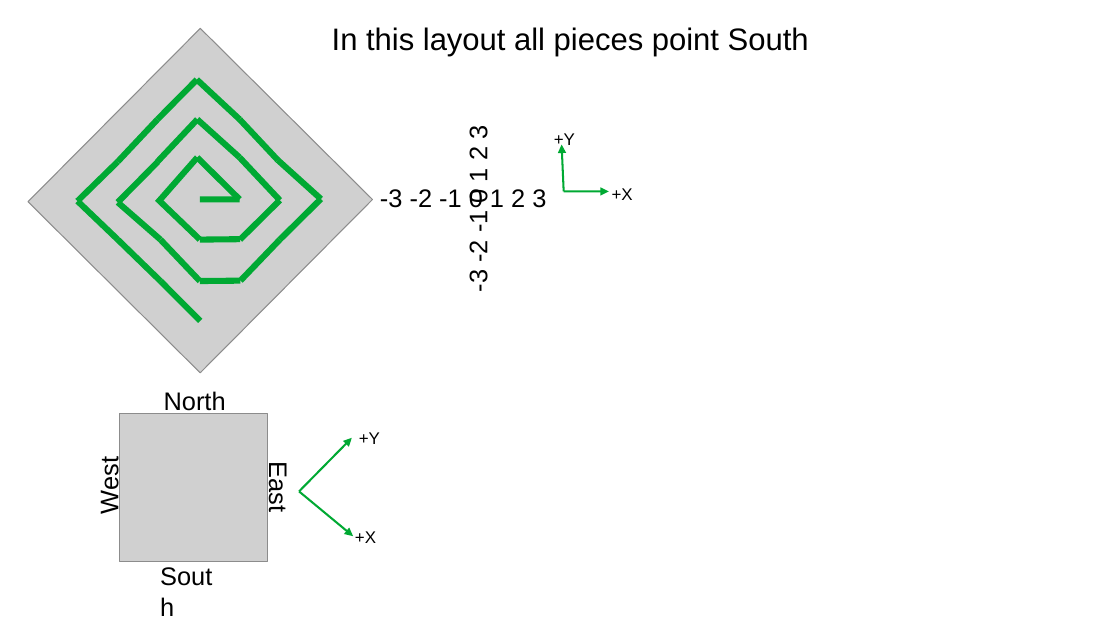
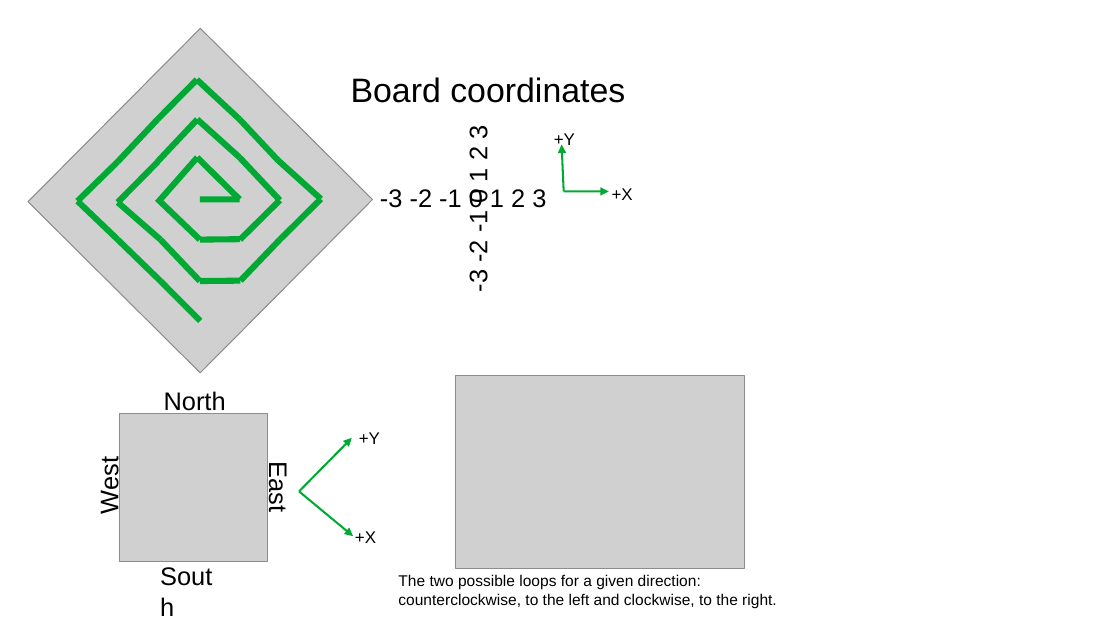
Before and after one commit to bneedhamia/GinkgoPuzzleEnumeration, a slide deck: slide 1 of SpiralPattern.odp. Drawn at 1120x630 pixels with LibreOffice and Linux fonts; fonts in the diff are those of the drawing; grey boxes stand for pictures. Boxes give left, top, right and bottom in pixels: in the first picture for what was removed or moved away, otherwise in the second. Text is boxed around its words. In the diff, an @@ line names an element or a change of style, - is before the commit and + after.

Commit message:
Added code to detect loops (issue #1); Optimized the detection of on/off board a little (issue #2); Added files illustrating loops; updated the profiling output to show the new results.

```diff
--- a/SpiralPattern.odp
+++ b/SpiralPattern.odp
@@ text removed at <box>332,27,809,57</box> @@
-In this layout all pieces point South
@@ text added at <box>351,77,625,103</box>, 24 pt, text #000000 @@
+Board coordinates
@@ picture added at <box>456,376,745,569</box> @@
@@ text added at <box>398,574,777,608</box>, 11 pt, text #000000 @@
+The two possible loops for a given direction:
+counterclockwise, to the left and clockwise, to the right.
```
Also in this commit, not shown: 5 other files.
